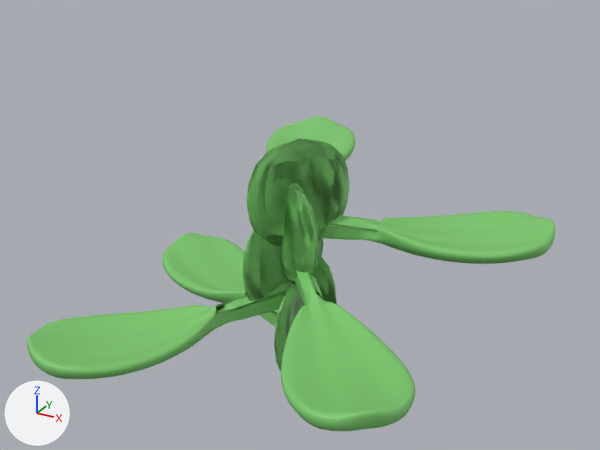
The FBX model Assets/3d Models/Plant3_Small.fbx as it was, and as the next commit left it.
The view is the same before and after, from a camera (50 mm lens) standing at (5.71, -10.43, 6.94) and looking at (0.07, -0.18, 1.82). The lights are fixed; the arrows at lower left show +X, +Y and +Z. Where no turn or scale is listed for an object, it has been applied to the vertices. Vertices at the same position are counted once.
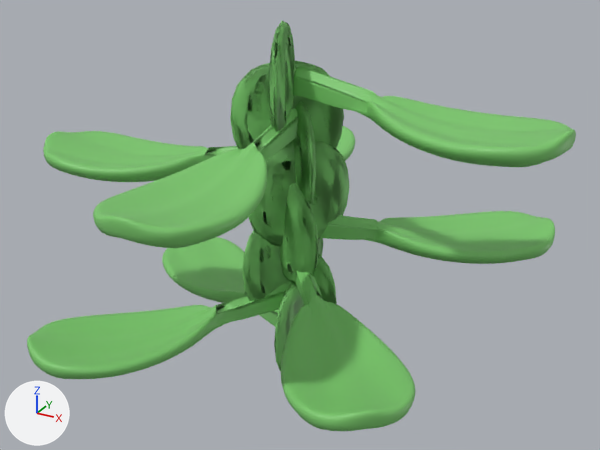
Diff of the bpy script that builds the scene:
```diff
--- a/Assets/3d Models/Plant3_Small.fbx.py
+++ b/Assets/3d Models/Plant3_Small.fbx.py
@@ me_leaves_001 @@
 # used by ob_circle; location = (-0.04, -0.18, 0.0)
-me_leaves_001.from_pydata(...)  # 9332 vertices, 9520 faces; spans x -3.79..3.55, y -3.28..4.0, z -0.89..3.17
+me_leaves_001.from_pydata(...)  # 14860 vertices, 15228 faces; spans x -4.14..4.02, y -4.01..4.0, z -0.89..4.88
+# me_leaves_001 part 1: the loose piece of 1510 vertices spanning x -2.97..0.06, y -3.28..0.18, z 0.04..0.8 is copied, and the copy is turned -38.6 degrees about the z axis through its middle, then moved by (-0.74, 1.22, 2.28); it spans x -4.14..-0.06, y -1.43..0.25, z 2.32..3.08
+# me_leaves_001 part 2: the loose piece of 1510 vertices spanning x -0.16..2.93, y -3.18..0.23, z 0.61..1.37 is copied, and the copy is turned -38.6 degrees about the z axis through its middle, then moved by (-1.31, -0.57, 2.28); it spans x -0.72..0.93, y -4.01..0.12, z 2.89..3.65
+# me_leaves_001 part 3: the loose piece of 1510 vertices spanning x -0.17..3.55, y 0.02..2.68, z 1.18..1.94 is copied, and the copy is turned -38.6 degrees about the z axis through its middle, then moved by (0.38, -1.37, 2.28); it spans x -0.09..4.02, y -1.06..0.62, z 3.46..4.22
+# me_leaves_001 part 4: a new loose piece of 340 vertices spanning x -0.6..0.54, y -0.39..0.88, z 1.96..3.74, in mat_material_001 (green #7bc86c)
+# me_leaves_001 part 5: a new loose piece of 333 vertices spanning x -0.92..0.51, y -0.28..0.65, z 2.53..4.31, in mat_material_001 (green #7bc86c)
+# me_leaves_001 part 6: a new loose piece of 325 vertices spanning x -0.52..0.17, y -0.78..0.79, z 3.1..4.88, in mat_material_001 (green #7bc86c)
 me_leaves_001.materials.append(mat_material_001)
```

Changed parts and their boxes (x1, y1, x2, y2) in the pictures (600 x 450 px):
'Circle', reshaped (30% taller)
    before: (27, 117, 555, 431)
    after: (27, 21, 576, 431)
part 1 of me_leaves_001, added (green)
    after: (43, 131, 238, 182)
part 2 of me_leaves_001, added (green)
    after: (93, 108, 299, 248)
part 3 of me_leaves_001, added (green)
    after: (293, 67, 576, 167)
part 4 of me_leaves_001, added (green)
    after: (292, 101, 316, 205)
part 5 of me_leaves_001, added (green)
    after: (230, 60, 344, 149)
part 6 of me_leaves_001, added (green)
    after: (269, 21, 295, 132)
